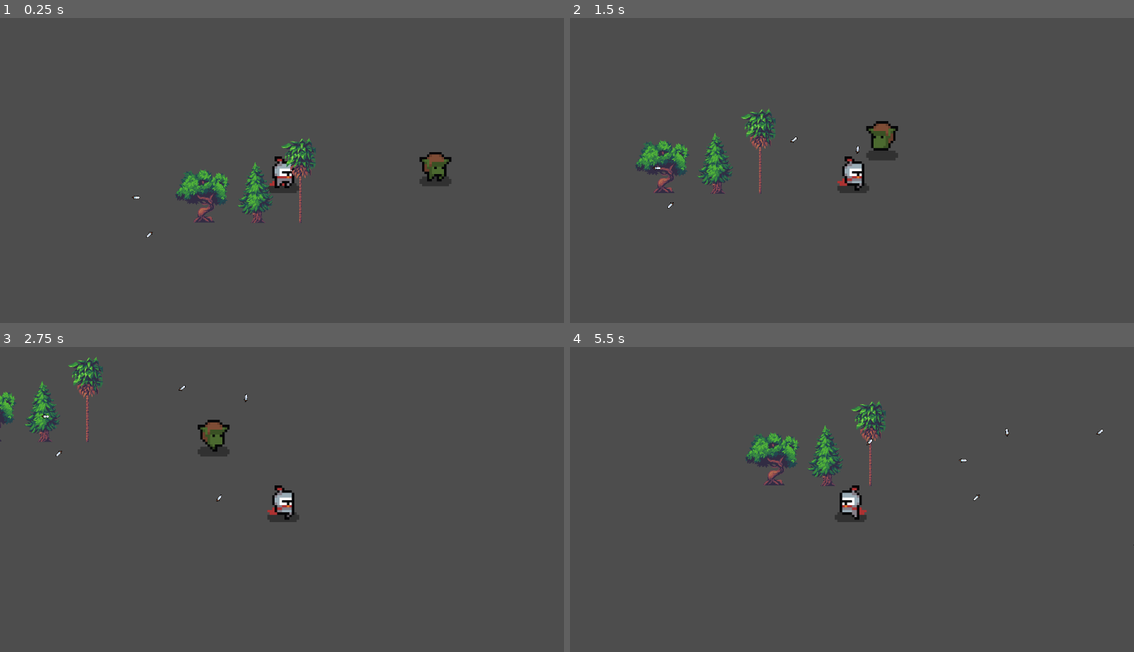
Above: before the commit, frames 1-4 (two rows, left to right).
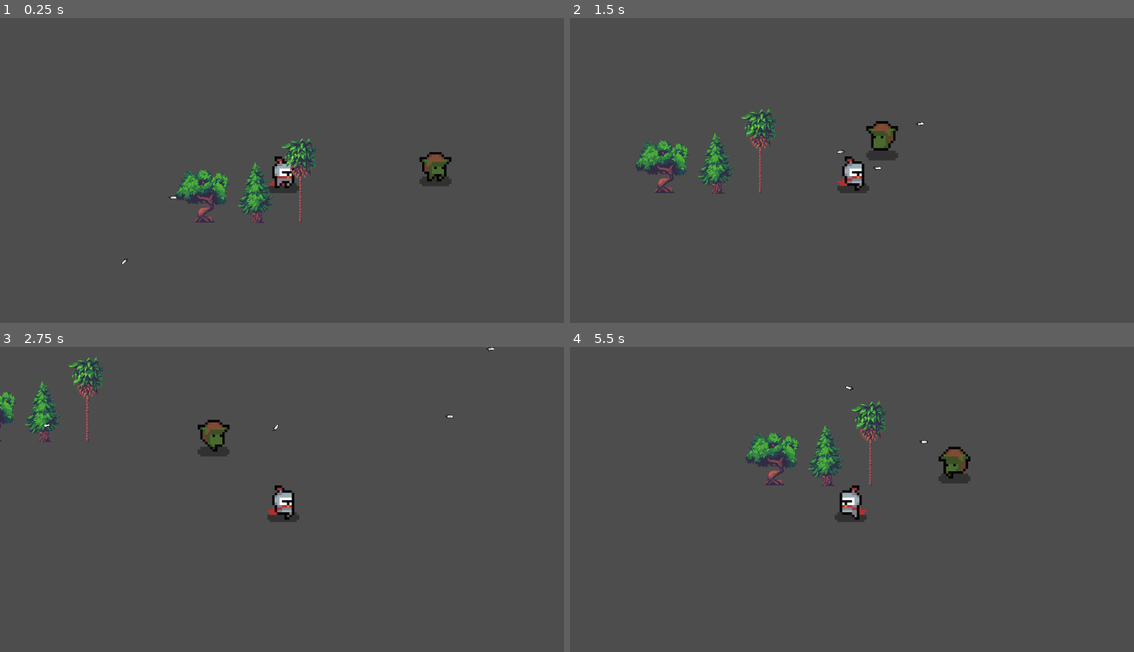
Above: after the commit, the same moments.

Repository: youngxblood/TopDown_Godot
Game: Godot game, scene res://Levels/world.tscn
Two runs of this game, one before a commit and one after it. Both use one fixed random seed, a clock stepped at 60 frames per second and the inputs below.
Inputs (mouse positions are in pixels of both pictures, inside the frame that each line leads up to):
- Up to frame 1 (0.25 s): no input
- Up to frame 2 (1.5 s): move the mouse to (976, 161) at 0.52 s; hold D (move_right) 0.53-1.28 s; click (976, 161) at 0.6 s; move the mouse to (739, 191) at 1.27 s; hold S (move_down) from 1.28 s (still down); click (739, 191) at 1.35 s
- Up to frame 3 (2.75 s): move the mouse to (338, 435) at 2.02 s; release S (move_down) at 2.03 s; hold D (move_right) from 2.03 s (still down); click (338, 435) at 2.1 s
- Up to frame 4 (5.5 s): move the mouse to (823, 569) at 2.77 s; release D (move_right) at 2.78 s; hold W (move_up) 2.78-3.53 s; click (823, 569) at 2.85 s; move the mouse to (1021, 554) at 3.52 s; hold A (move_left) 3.53-5.03 s; click (1021, 554) at 3.6 s; move the mouse to (682, 456) at 4.27 s; click (682, 456) at 4.35 s; move the mouse to (880, 505) at 5.02 s; hold S (move_down) from 5.03 s (still down); click (880, 505) at 5.1 s

The runs differ from the first frame. In frame 1, less than 0.1% of the frame differs, in the area x 21-32%, y 58-81%; in frame 2, less than 0.1%; in frame 3, 0.1%; in frame 4, 0.6%, in the area x 48-100%, y 12-66%.

Commit message:
Fixed projectile thrower rotation issue

Diff:
--- a/Entity/Components/ProjectileComponents/projectilethrower_component.gd
+++ b/Entity/Components/ProjectileComponents/projectilethrower_component.gd
@@ -17,5 +17,5 @@
 		projectile.global_position = self.get_parent().global_position;
 		projectile.global_position.y -= 15; # Make the daggers spawn higher
 
-		var projectile_rotation = self.global_position.direction_to(get_global_mouse_position()).angle()
+		var projectile_rotation = self.get_parent().global_position.direction_to(get_global_mouse_position()).angle()
 		projectile.rotation = projectile_rotation;
--- a/Entity/Projectiles/projectile_base.gd
+++ b/Entity/Projectiles/projectile_base.gd
@@ -3,3 +3,8 @@
 
 @export var hitbox_component : HitboxComponent
 var projectile_owner : BaseCharacter # Used to ensure owner does not get hit by projectile
+var projectile_speed = 300
+
+func _physics_process(delta):
+	var direction : Vector2 = Vector2.RIGHT.rotated(rotation);
+	global_position += projectile_speed * direction * delta;
